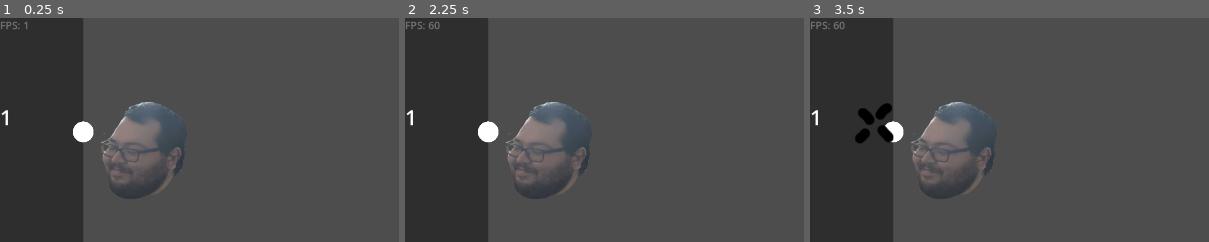
Above: before the commit, frames 1-3 (left to right).
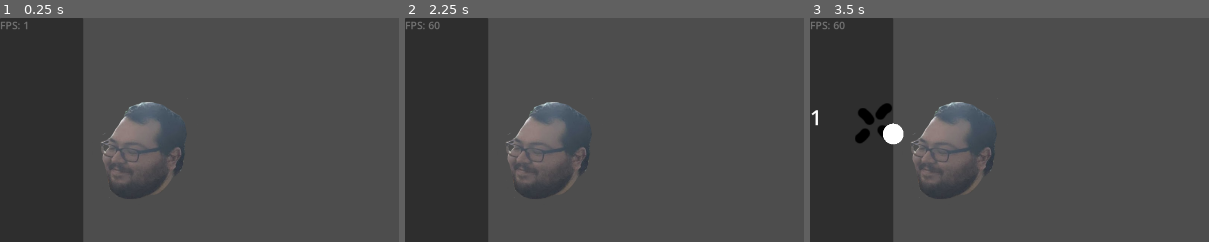
Above: after the commit, the same moments.

Repository: gabeochoa/prime_pressure
Game: Godot game, scene res://scenes/levels/level.tscn
Same seed, same stepped clock (60 frames per second), same inputs: the game is played once before the commit and once after it.
Inputs (mouse positions are % of the whole screen's width and height, from its top left):
- Up to frame 1 (0.25 s): no input
- Up to frame 2 (2.25 s): tap Enter at 0.5, 0.6 s; move the mouse to (58, 35) at 0.52 s; click (58, 35) at 0.67 s; move the mouse to (30, 55) at 1.27 s; hold A 1.28-2.03 s; tap F at 1.35 s; tap Space at 2 s; move the mouse to (60, 28) at 2.02 s; tap Z at 2.1 s
- Up to frame 3 (3.5 s): tap Enter at 2.75 s; move the mouse to (45, 70) at 2.77 s; tap U at 2.85 s; click (45, 70) at 2.92 s
The pictures show only the part of the screen within x 0-50%, y 0-50%; the shares and areas given below are measured in that part.

The runs differ from the first frame. In frame 1, 0.5% of the frame differs, in the area x 0-24%, y 41-56%; in frame 2, 0.5%; in frame 3, 0.2%.

Commit message:
add circle to order

Diff:
--- a/scenes/order_queue_item.tscn
+++ b/scenes/order_queue_item.tscn
@@ -11,20 +11,7 @@
 anchors_preset = 0
 size_flags_horizontal = 3
 size_flags_vertical = 0
-script = ExtResource("1_7li84")
-
-[node name="Clock" type="Control" parent="."]
-layout_mode = 1
-anchors_preset = 3
-anchor_left = 1.0
-anchor_top = 1.0
-anchor_right = 1.0
-anchor_bottom = 1.0
-offset_left = -40.0
-offset_top = -40.0
-grow_horizontal = 0
-grow_vertical = 0
-script = ExtResource("2_3x5xc")
+script = ExtResource("1_xk3uy")
 
 [node name="HBoxContainer" type="HBoxContainer" parent="."]
 layout_mode = 1
@@ -46,3 +33,13 @@
 unique_name_in_owner = true
 layout_mode = 2
 size_flags_horizontal = 3
+
+[node name="Clock" type="Control" parent="."]
+layout_mode = 2
+anchors_preset = 0
+offset_left = 100.0
+offset_right = 100.0
+offset_bottom = 100.0
+grow_horizontal = 0
+grow_vertical = 0
+script = ExtResource("2_gygf1")
--- a/scripts/circle_percent_renderer.gd
+++ b/scripts/circle_percent_renderer.gd
@@ -1,6 +1,6 @@
 extends Control
 
-var percentage: float = 0
+@export var percentage: float = 0
 
 func update_pct(pct: float):
 	percentage = pct
@@ -18,7 +18,7 @@
 	draw_polygon(points_arc, colors)
 
 func _draw():
-	var center = Vector2(40, 10)
+	var center = Vector2(100, 75)
 	var radius = 25
 	var angle_from = 0
 	var angle_to = 360 * percentage
--- a/scripts/order_data.gd
+++ b/scripts/order_data.gd
@@ -81,13 +81,18 @@
 		OrderData.State.New:
 			return 0
 		OrderData.State.Procure:
-			return 0
+			return 3
 		OrderData.State.Pack:
-			return 0
+			return 3
 		OrderData.State.Ship:
 			return 0
 	# TODO log_warn
 	return 0
+
+func get_percentage() -> float :
+	print(" time at ", timeAtState)
+	if get_ready_time_for_state() == 0: return 0
+	return timeAtState / get_ready_time_for_state()
 
 func fetch_next_screen():
 	if next_screen != null: return
--- a/scripts/order_queue_item.gd
+++ b/scripts/order_queue_item.gd
@@ -2,15 +2,18 @@
 
 @onready var action_label = %ActionLabel
 @onready var state_icon = %StateIcon
+@onready var clock = $Clock
 
 
 var label: String = ""
 var icon: Texture2D= null
+var percentage: float = 0
 
-func with_data(new_name: String, new_label: String, new_icon: Texture2D) -> OrderQueueItem :
+func with_data(new_name: String, new_label: String, new_icon: Texture2D, new_pct: float ) -> OrderQueueItem :
 	self.name = new_name
 	self.label = new_label
 	self.icon= new_icon
+	self.percentage = new_pct
 	return self
 
 # Called when the node enters the scene tree for the first time.
@@ -23,6 +26,7 @@
 	if icon != null:
 		state_icon.add_image(icon, 100, 100)
 	action_label.add_text(label)
+	clock.percentage = percentage
 
 # Called every frame. 'delta' is the elapsed time since the previous frame.
 func _process(_delta):
--- a/scripts/sophie.gd
+++ b/scripts/sophie.gd
@@ -135,22 +135,24 @@
 
 func gen_order_queue_item(index: int, order_in_slot: OrderData) :
 	var image: Texture2D = null;
-	if order_in_slot != null:
-		print("rendering slot %s with state %s" % [order_in_slot.queue_position, order_in_slot.state])
-		match order_in_slot.state:
-			OrderData.State.New:
-				image = load("res://graphics/order_new.png")
-			OrderData.State.Procure:
-				image = load("res://graphics/order_procure.png")
-			OrderData.State.Pack:
-				image = load("res://graphics/order_pack.png")
-			OrderData.State.Ship:
-				image = load("res://graphics/order_ship.png")
+	if order_in_slot == null: return
+
+	print("rendering slot %s with state %s" % [order_in_slot.queue_position, order_in_slot.state])
+	match order_in_slot.state:
+		OrderData.State.New:
+			image = load("res://graphics/order_new.png")
+		OrderData.State.Procure:
+			image = load("res://graphics/order_procure.png")
+		OrderData.State.Pack:
+			image = load("res://graphics/order_pack.png")
+		OrderData.State.Ship:
+			image = load("res://graphics/order_ship.png")
 
 	var order_ui_item = order_queue_item_scene.instantiate().with_data(
 		"order_queue_item_%s" % [index],
 		str(index+1),
 		image,
+		order_in_slot.get_percentage()
 	)
 	return order_ui_item
 
Not shown: 1 places in scenes/order_queue_item.tscn that only renumber resources
